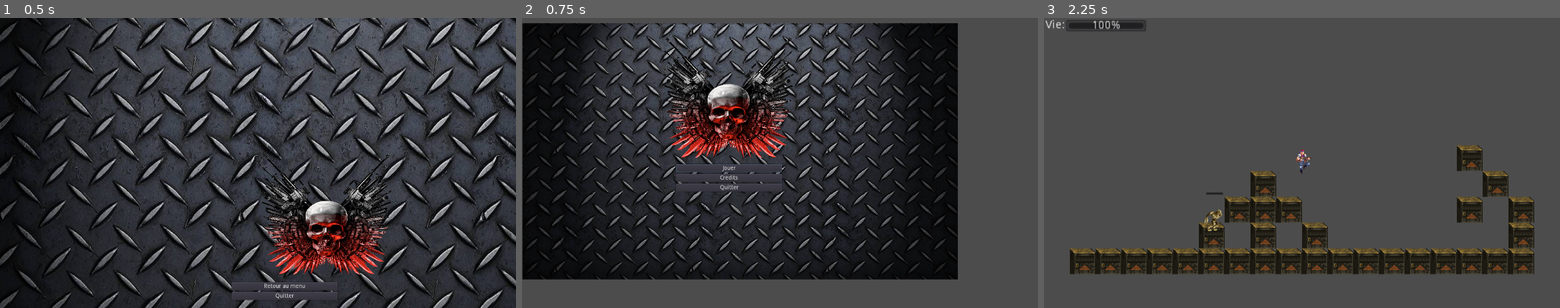
Above: before the commit, frames 1-3 (left to right).
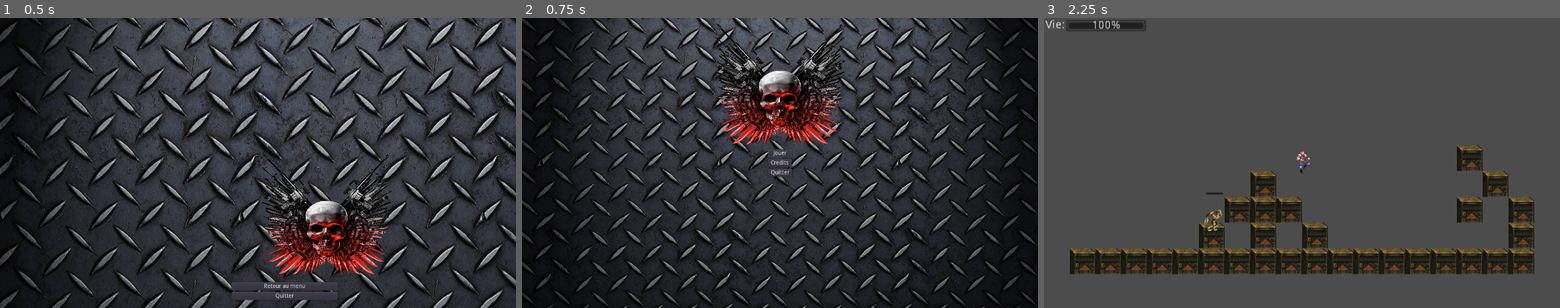
Above: after the commit, the same moments.

Repository: RedYou1/GoBros
Game: Godot game, scene res://Scenes/GameOver.tscn
Two runs of this game, one before a commit and one after it. Both use one fixed random seed, a clock stepped at 60 frames per second and the inputs below. This scene is started directly instead of the project's main scene.
Inputs:
- Up to frame 1 (0.5 s): no input
- Up to frame 2 (0.75 s): click "Retour au menu" at 0.5 s
- Up to frame 3 (2.25 s): click "Credits" at 1.25 s; click "Jouer" at 2 s

Frame 1 is identical in both runs. In frame 2, 58% of the frame differs, in the area x 0-100%, y 0-100%; in frame 3, nothing differs.

Commit message:
Correction du menu avec une Camera2D

Diff:
--- a/Scenes/Menu.tscn
+++ b/Scenes/Menu.tscn
@@ -9,57 +9,65 @@
 anchor_top = 0.282
 anchor_right = 0.122
 anchor_bottom = 0.282
-margin_left = 55.072
-margin_top = 93.8
-margin_right = 89.072
-margin_bottom = 142.8
+margin_left = -156.16
+margin_top = -203.04
+margin_right = 1129.84
+margin_bottom = 519.96
 script = ExtResource( 1 )
 __meta__ = {
 "_edit_use_anchors_": false
 }
 
-[node name="VBoxContainer" type="VBoxContainer" parent="."]
-anchor_left = -0.385
-anchor_right = -0.385
-margin_left = 184.985
-margin_top = 66.3177
-margin_right = 446.985
-margin_bottom = 246.318
+[node name="Sprite2" type="Sprite" parent="."]
+position = Vector2( 640, 176 )
+scale = Vector2( 0.362982, 0.313638 )
+z_index = -2
+texture = ExtResource( 2 )
+
+[node name="Camera2D" type="Camera2D" parent="."]
+anchor_mode = 0
+
+[node name="CenterContainer" type="CenterContainer" parent="."]
+margin_right = 1280.0
+margin_bottom = 720.0
 __meta__ = {
 "_edit_use_anchors_": false
 }
 
-[node name="Button" type="Button" parent="VBoxContainer"]
-margin_right = 262.0
+[node name="VBoxContainer" type="VBoxContainer" parent="CenterContainer"]
+margin_left = 611.0
+margin_top = 326.0
+margin_right = 669.0
+margin_bottom = 394.0
+__meta__ = {
+"_edit_use_anchors_": false
+}
+
+[node name="Button" type="Button" parent="CenterContainer/VBoxContainer"]
+margin_right = 58.0
 margin_bottom = 20.0
 focus_neighbour_top = NodePath("../Button3")
 text = "Jouer"
 
-[node name="Button2" type="Button" parent="VBoxContainer"]
+[node name="Button2" type="Button" parent="CenterContainer/VBoxContainer"]
 margin_top = 24.0
-margin_right = 262.0
+margin_right = 58.0
 margin_bottom = 44.0
 text = "Credits"
 
-[node name="Button3" type="Button" parent="VBoxContainer"]
+[node name="Button3" type="Button" parent="CenterContainer/VBoxContainer"]
 margin_top = 48.0
-margin_right = 262.0
+margin_right = 58.0
 margin_bottom = 68.0
 focus_neighbour_bottom = NodePath("../Button")
 text = "Quitter"
 
 [node name="Background" type="Sprite" parent="."]
-position = Vector2( 329.638, 34.0434 )
-scale = Vector2( 0.562638, 0.530537 )
+position = Vector2( 647.54, 360.168 )
+scale = Vector2( 0.739723, 0.681083 )
 z_index = -3
 texture = ExtResource( 3 )
 
-[node name="Sprite2" type="Sprite" parent="."]
-position = Vector2( 301.475, -87.5071 )
-scale = Vector2( 0.362982, 0.313638 )
-z_index = -2
-texture = ExtResource( 2 )
-
-[connection signal="pressed" from="VBoxContainer/Button" to="." method="_on_Button_pressed"]
-[connection signal="pressed" from="VBoxContainer/Button2" to="." method="_on_Button2_pressed"]
-[connection signal="pressed" from="VBoxContainer/Button3" to="." method="_on_Button3_pressed"]
+[connection signal="pressed" from="CenterContainer/VBoxContainer/Button" to="." method="_on_Button_pressed"]
+[connection signal="pressed" from="CenterContainer/VBoxContainer/Button2" to="." method="_on_Button2_pressed"]
+[connection signal="pressed" from="CenterContainer/VBoxContainer/Button3" to="." method="_on_Button3_pressed"]
--- a/Scripts/menu.gd
+++ b/Scripts/menu.gd
@@ -8,7 +8,7 @@
 
 # Called when the node enters the scene tree for the first time.
 func _ready():
-	$VBoxContainer/Button.grab_focus() #permet de changer de bouton via flèche du clavier
+	get_node("CenterContainer/VBoxContainer/Button").grab_focus() #permet de changer de bouton via flèche du clavier
 
 
 # Called every frame. 'delta' is the elapsed time since the previous frame.
--- a/project.godot
+++ b/project.godot
@@ -11,7 +11,7 @@
 [application]
 
 config/name="Go Bros"
-run/main_scene="res://Scenes/TestJonathan.tscn"
+run/main_scene="res://Scenes/Menu.tscn"
 boot_splash/image="res://loading_screen.PNG"
 config/icon="res://icon.png"
 
